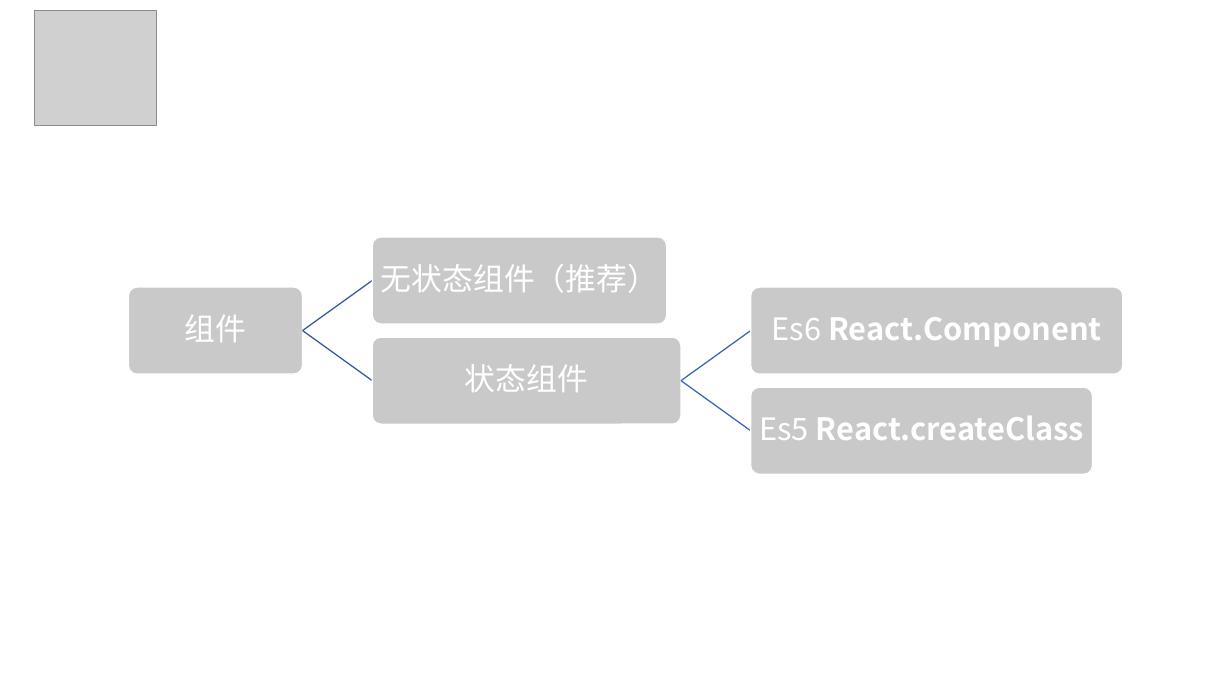
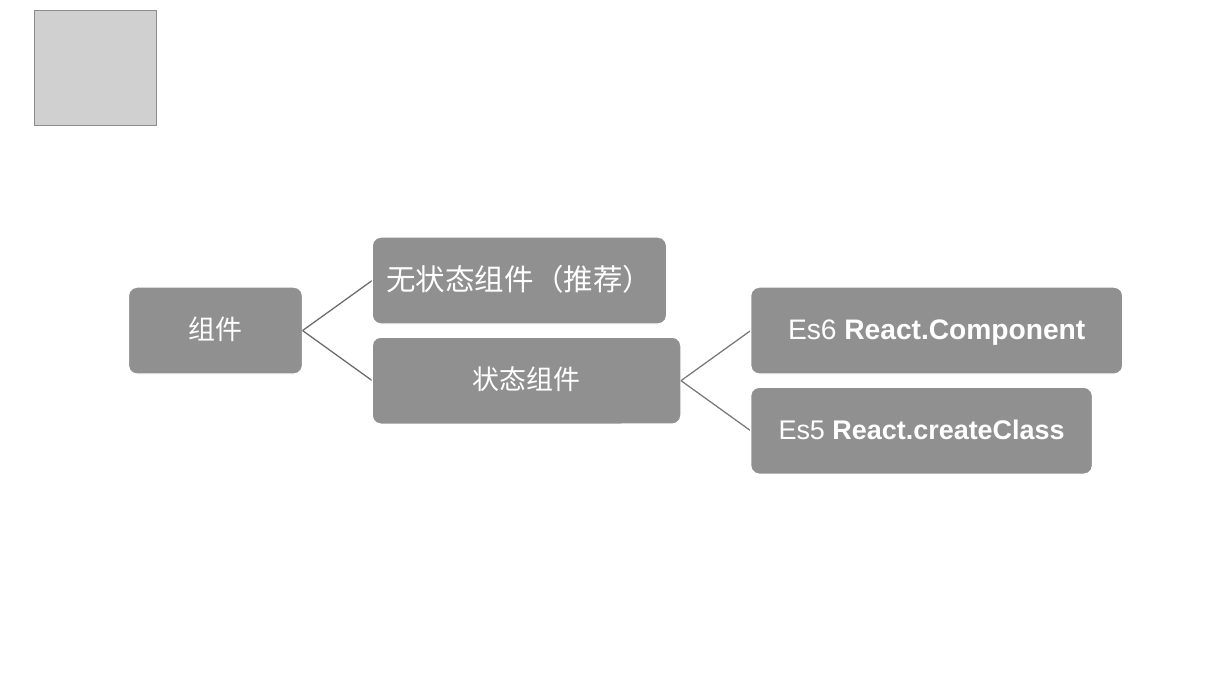
Before and after one commit to windssea/react-study, a slide deck: slide 7 of react入门介绍.pptx. Drawn at 1232x693 pixels with LibreOffice and Linux fonts; fonts in the diff are those of the drawing; grey boxes stand for pictures. Boxes give left, top, right and bottom in pixels: in the first picture for what was removed or moved away, otherwise in the second. Text is boxed around its words. In the diff, an @@ line names an element or a change of style, - is before the commit and + after.

```diff
--- a/react入门介绍.pptx
+++ b/react入门介绍.pptx
@@ text "无状态组件（推荐）" at box(386, 265, 652, 293): size 24 to 23 pt, font Noto Sans CJK SC to Arial @@
@@ freeform shape at box(302, 279, 374, 332): outline #365B9D 1 pt to #6C6C6C 1 pt @@
@@ text "Es6 React.Component" at box(788, 319, 1085, 345): size 24 to 22 pt, font Noto Sans CJK SC to Arial @@
@@ freeform shape at box(302, 329, 374, 382): outline #365B9D 1 pt to #6C6C6C 1 pt @@
@@ freeform shape at box(680, 329, 752, 382): outline #3E67B2 1 pt to #7B7B7B 1 pt @@
@@ freeform shape at box(680, 380, 752, 432): outline #3E67B2 1 pt to #7B7B7B 1 pt @@
@@ fill #C9C9C9 to #909090 in 5 elements at box(128, 287, 302, 374), box(372, 237, 667, 323), box(372, 337, 681, 424), box(750, 287, 1123, 374), box(750, 387, 1092, 474) @@
@@ size 24 to 21 pt, font Noto Sans CJK SC to Arial; less space between paragraphs in 3 elements at box(189, 316, 243, 341), box(473, 366, 581, 391), box(779, 419, 1064, 439) @@
```
Also in this commit, not shown: 10 other slides changed, 2 other files.
